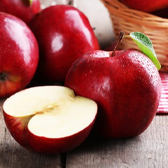
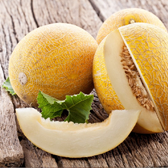
Revision of a layered 168 × 168 image; what changed, layer by layer:
added layer "Слой 6" above "Слой 5" over [left=0, top=0, right=168, bottom=168]
added layer "Слой 5" above "Слой 4" over [left=0, top=0, right=168, bottom=168]
